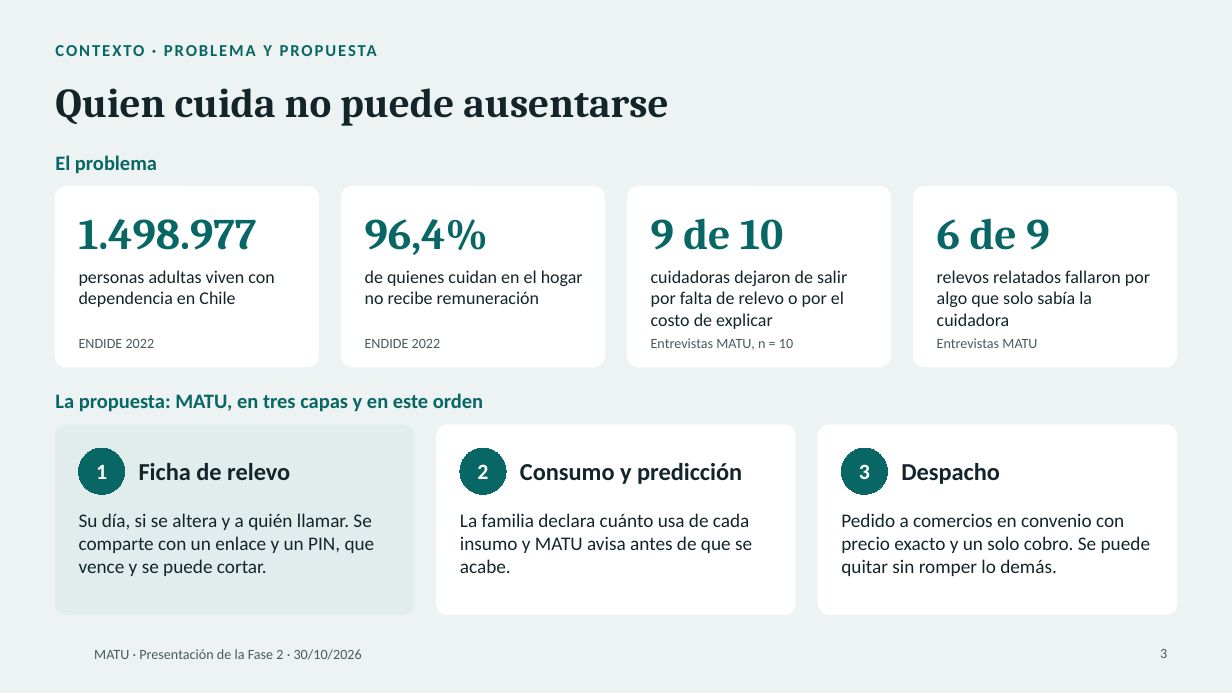
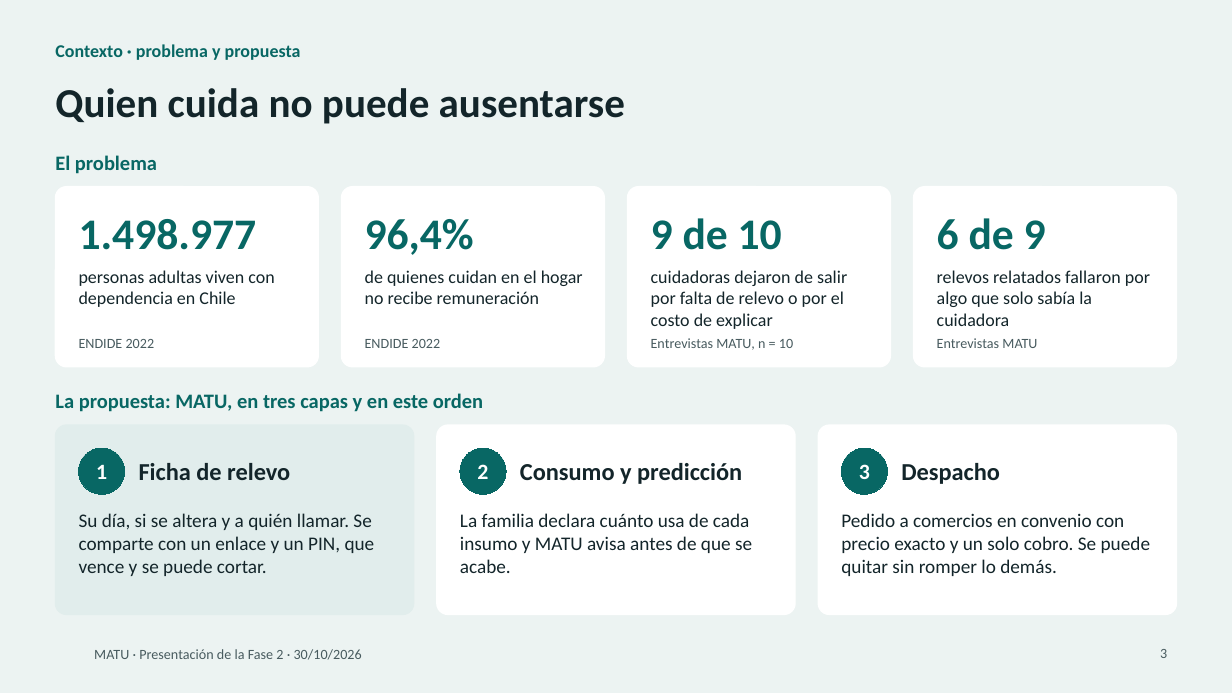
Before and after one commit to MartinHenriquez131/MATU, a slide deck: slide 3 of Fase 2/Evidencias Proyecto/MATU_Presentacion_Fase2.pptx. Drawn at 1232x693 pixels with LibreOffice and Linux fonts; fonts in the diff are those of the drawing; background and template pictures are left out. Boxes give left, top, right and bottom in pixels: in the first picture for what was removed or moved away, otherwise in the second. Text is boxed around its words. In the diff, an @@ line names an element or a change of style, - is before the commit and + after.

```diff
--- a/Fase 2/Evidencias Proyecto/MATU_Presentacion_Fase2.pptx
+++ b/Fase 2/Evidencias Proyecto/MATU_Presentacion_Fase2.pptx
@@ text at [55, 44, 301, 60]: text changed; size 13 to 14 pt @@
-CONTEXTO · PROBLEMA Y PROPUESTA
+Contexto · problema y propuesta
@@ font Cambria to Calibri in 5 elements at [55, 88, 625, 124], [79, 219, 257, 250], [365, 219, 474, 255], [651, 218, 782, 250], [937, 218, 1046, 250] @@
```
Also in this commit, not shown: 16 other slides changed, 1 slide added, 2 other files.
